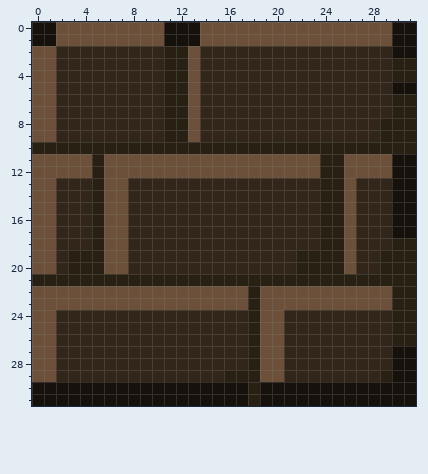
Edited in one commit: pixel-art sprite (ressource/wall_picture.png). Above, as it was before the edit.
The file is 32x32 pixels. Colours within 5 levels of each other are drawn and written as one.
After:
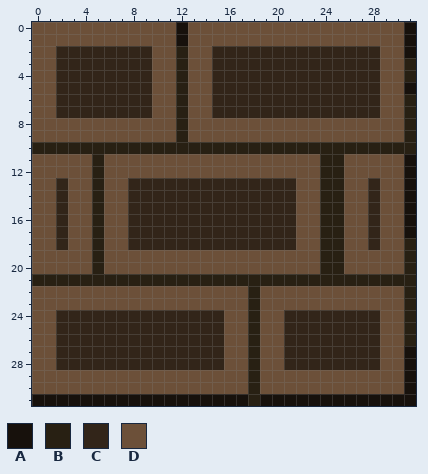
Palette (. is transparent): A #17110c  B #282013  C #322519  D #6c5039
Changes in this commit:
Colour D replaces colour A in rows 0 to 1 at x 0 to 1, 11, 13 and 30; in row 2 at x 30; in row 5 at x 30; in rows 11 to 17 at x 30; in rows 27 to 29 at x 30; in row 30 at x 0 to 17 and 19 to 30.
Colour D replaces colour B in row 2 at x 11; in rows 3 to 4 at x 11 and 30; in row 5 at x 11; in rows 6 to 7 at x 11 and 30; in rows 8 to 9 at x 11 and 29 to 30; in row 18 at x 30.
Colour D replaces colour B in rows 19 to 20 at x 3 to 4, 22 to 23 and 29 to 30; in rows 22 to 26 at x 30; in row 29 at x 16 to 17 and 29.
Colour D replaces colour C in rows 2 to 7 at x 10, 14 and 29; in rows 8 to 9 at x 2 to 10 and 14 to 28; in rows 13 to 18 at x 3 to 4, 22 to 23, 27 and 29; in rows 19 to 20 at x 2, 8 to 21 and 27 to 28; in rows 24 to 28 at x 16 to 17 and 29; in row 29 at x 2 to 15 and 21 to 28.
